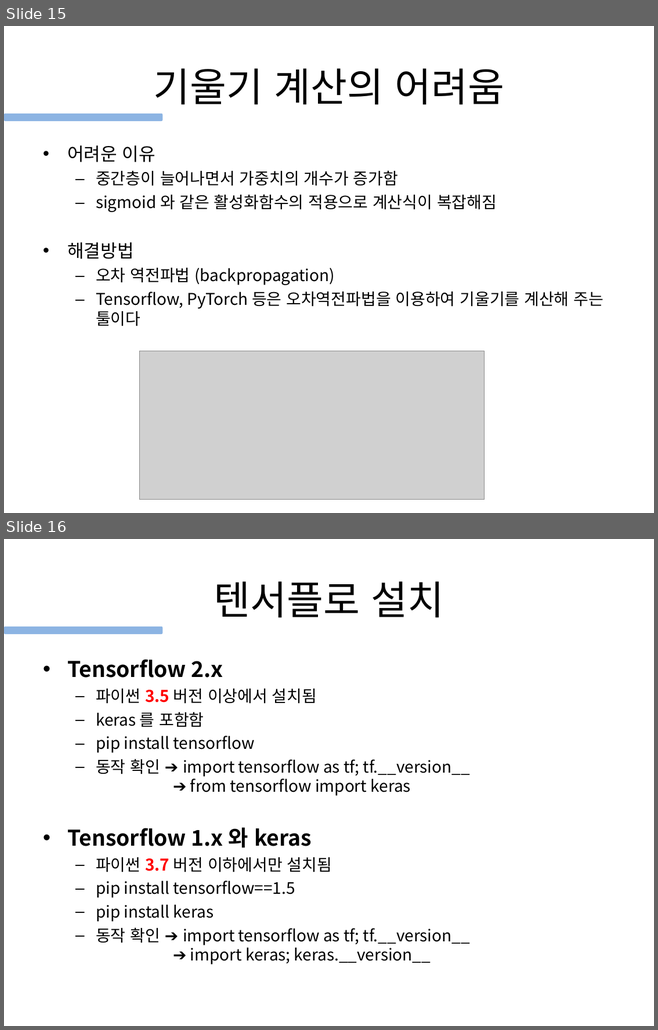
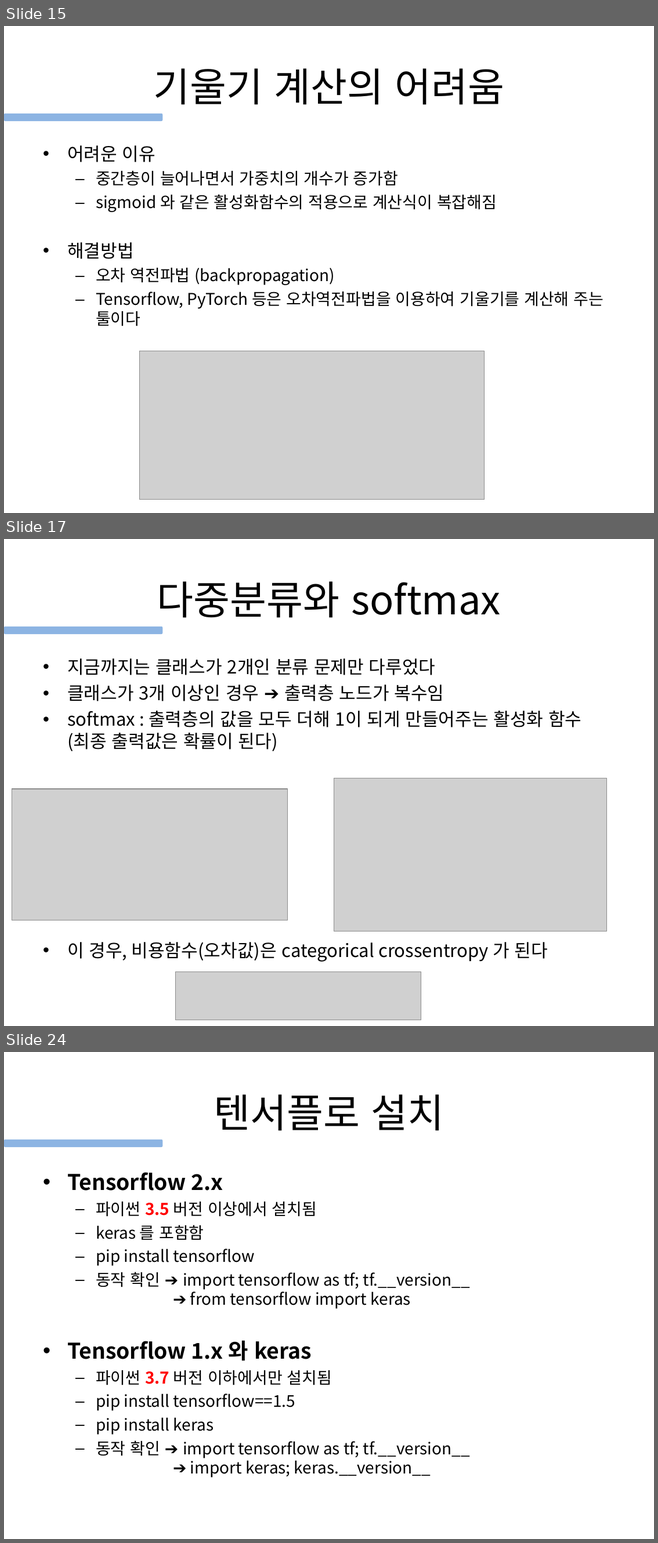
Before and after one commit to gubosd/lecture19, a slide deck: 20210705_4_신경망과딥러닝.ppt. Shown one above the other, each under a label of ours: slides 15 and 16 before the commit, slides 15, 17 and 24 after it; the slides between them are not shown. The pictures are 658x1030 and 658x1543 pixels, drawn with LibreOffice and Linux fonts; fonts in the diff are those of the drawing; grey boxes stand for pictures. Boxes give left, top, right and bottom in pixels: in the first picture for what was removed or moved away, otherwise in the second. Text is boxed around its words. In the diff, an @@ line names an element or a change of style, - is before the commit and + after.

```diff
--- a/20210705_4_신경망과딥러닝.ppt
+++ b/20210705_4_신경망과딥러닝.ppt
@@ slide 17 added at (4,539,654,1026), background #FFFFFF @@
@@ title added at (157,581,500,618), 44 pt, text #000000 @@
+다중분류와 softmax
@@ rounded rectangle added at (4,627,162,635), fill #8CB4E3 @@
@@ text added at (67,658,581,962), 20 pt, text #000000 @@
+• 지금까지는 클래스가 2개인 분류 문제만 다루었다
+• 클래스가 3개 이상인 경우 ➔ 출력층 노드가 복수임
+• softmax : 출력층의 값을 모두 더해 1이 되게 만들어주는 활성화 함수 (최종 출력값은 확률이 된다)
+• 이 경우, 비용함수(오차값)은 categorical crossentropy 가 된다
@@ picture added at (334,778,606,931) @@
@@ picture added at (12,789,287,920) @@
@@ picture added at (176,972,421,1020) @@
@@ what was slide 16 is now slide 24 @@
```
Also in this commit, not shown: 1 slide changed, 7 other slides added.
